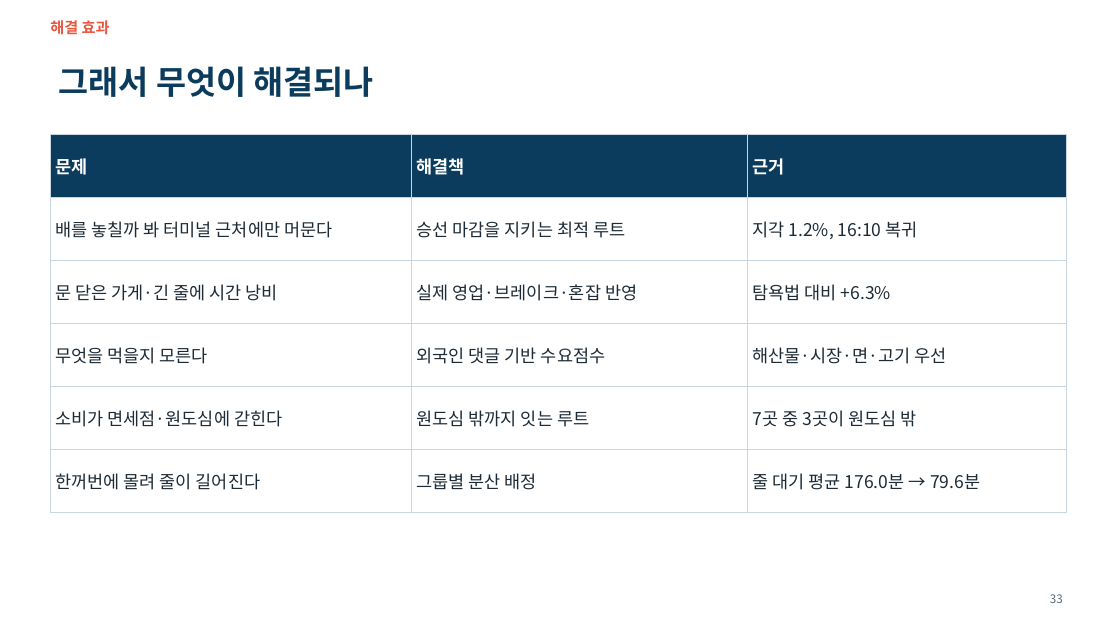
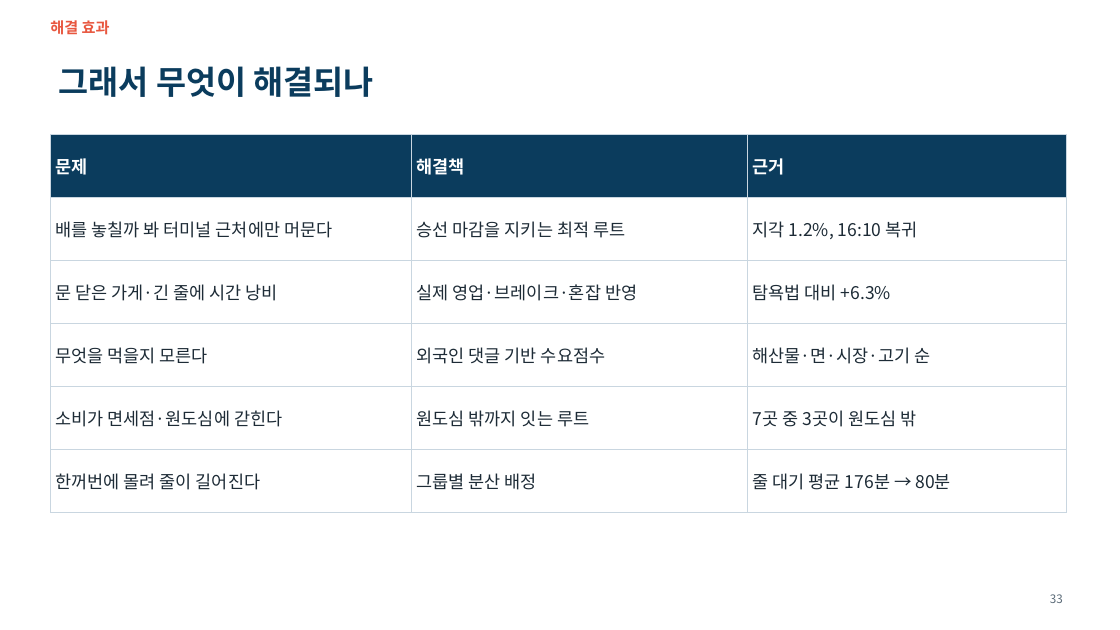
Before and after one commit to ddayoung03/busan-cruise-unpassing, a slide deck: slide 33 of 05_문서/3주차_발표자료.pptx. Drawn at 1120x630 pixels with LibreOffice and Linux fonts; fonts in the diff are those of the drawing. Boxes give left, top, right and bottom in pixels: in the first picture for what was removed or moved away, otherwise in the second. Text is boxed around its words. In the diff, an @@ line names an element or a change of style, - is before the commit and + after.

```diff
--- a/05_문서/3주차_발표자료.pptx
+++ b/05_문서/3주차_발표자료.pptx
@@ table at box(50, 134, 1067, 494) @@
-row 4, column 3: 해산물·시장·면·고기 우선
+row 4, column 3: 해산물·면·시장·고기 순
-row 6, column 3: 줄 대기 평균 176.0분 → 79.6분
+row 6, column 3: 줄 대기 평균 176분 → 80분
```
Also in this commit, not shown: 2 other slides changed, 1 other file.
